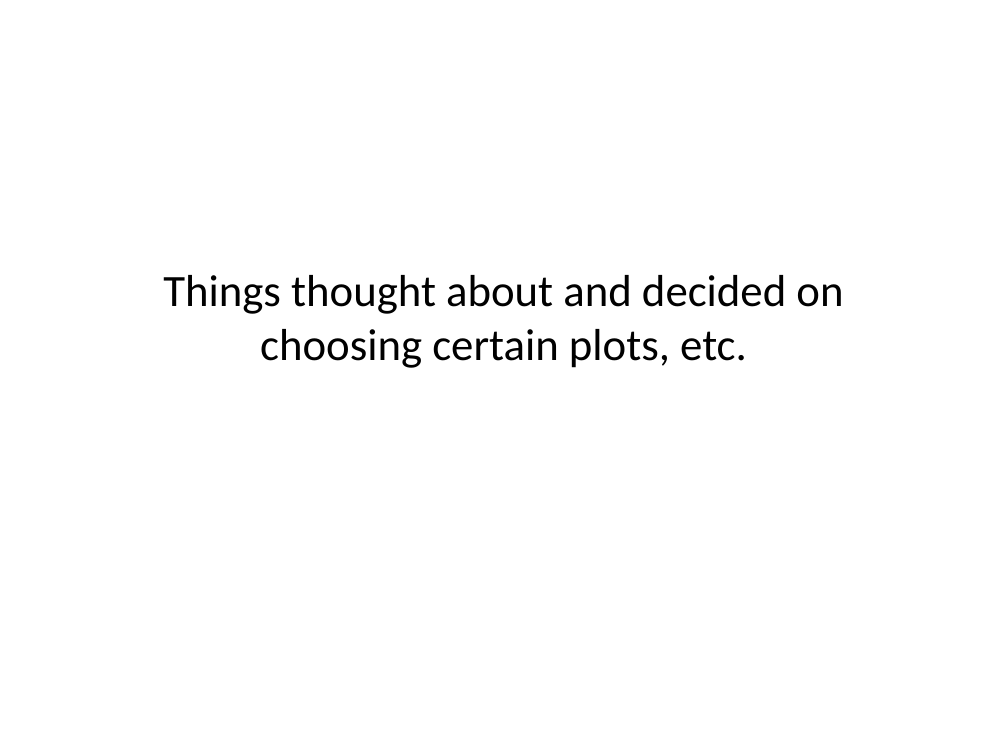
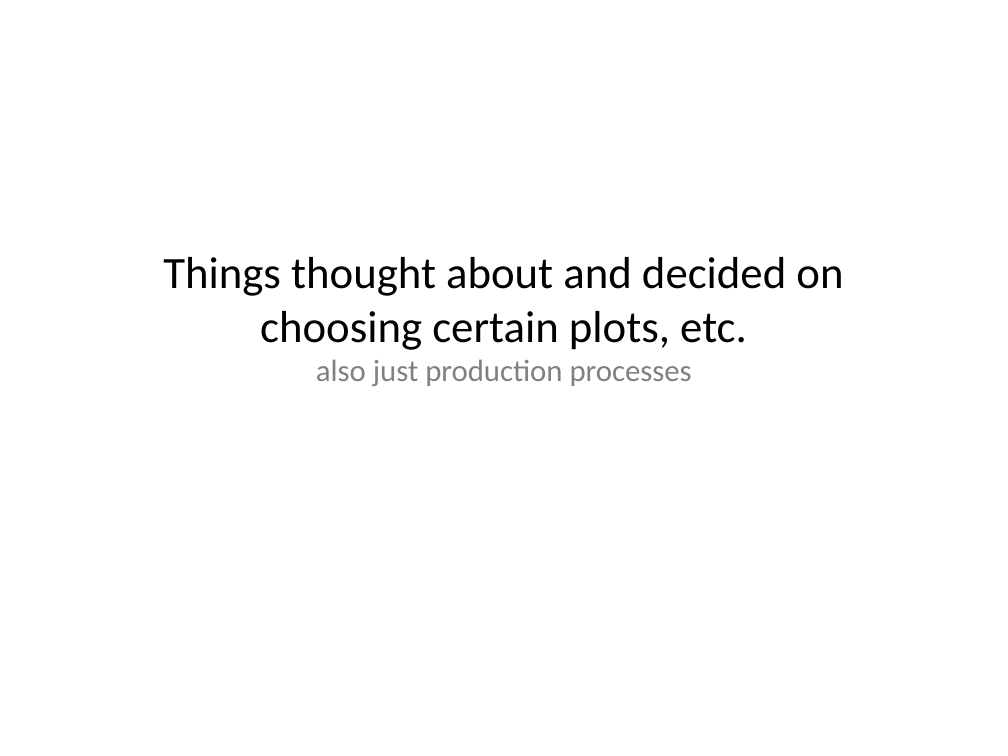
Before and after one commit to Waltmon/timthesis, a slide deck: slide 1 of thought_process.pptx. Drawn at 1008x756 pixels with LibreOffice and Linux fonts; fonts in the diff are those of the drawing. Boxes give left, top, right and bottom in pixels: in the first picture for what was removed or moved away, otherwise in the second. Text is boxed around its words. In the diff, an @@ line names an element or a change of style, - is before the commit and + after.

```diff
--- a/thought_process.pptx
+++ b/thought_process.pptx
@@ title at box(163, 257, 843, 386): text changed @@
-Things thought about and decided on choosing certain plots, etc.
+Things thought about and decided on choosing certain plots, etc.
+also just production processes
```
Also in this commit, not shown: 2 slides added, 16 other files.
